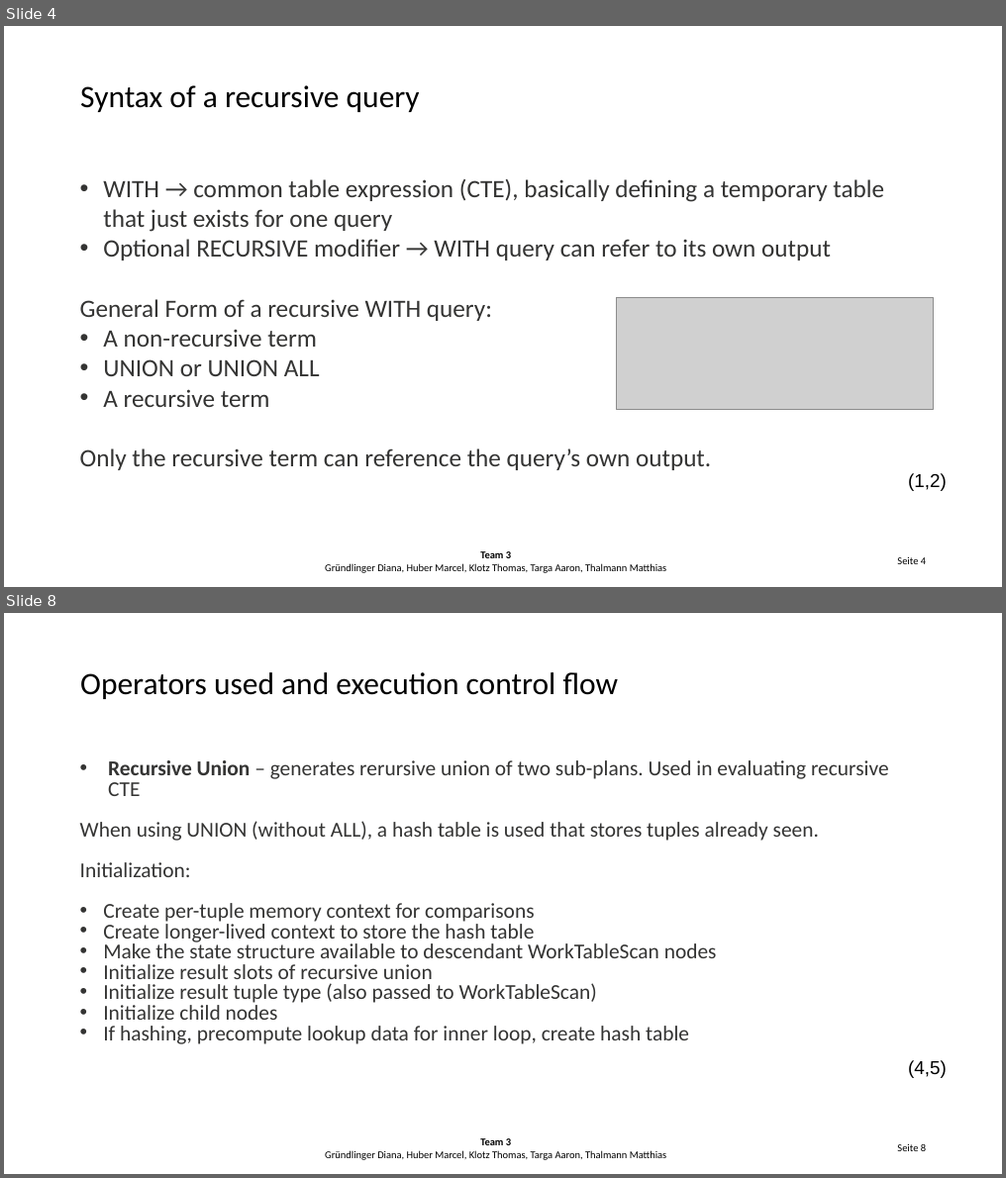
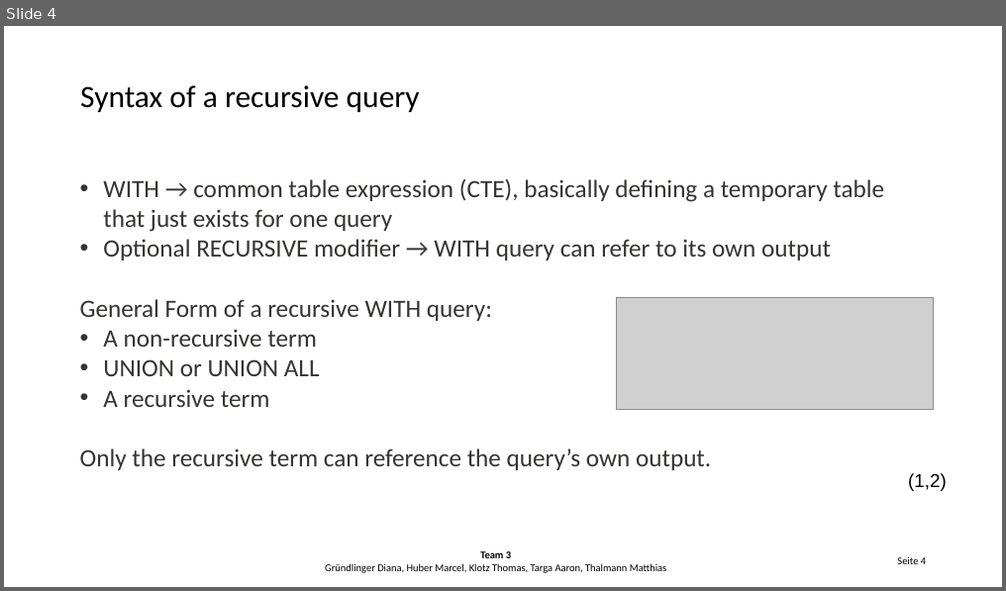
Before and after one commit to Hegl1/archimpl, a slide deck: tasks/task6/task6_presentation.pptx. Shown one above the other, each under a label of ours: slides 4 and 8 before the commit, slide 4 after it; the slides between them are not shown. The pictures are 1006x1178 and 1006x591 pixels, drawn with LibreOffice and Linux fonts; fonts in the diff are those of the drawing; grey boxes stand for pictures; background and template pictures are left out. Boxes give left, top, right and bottom in pixels: in the first picture for what was removed or moved away, otherwise in the second. Text is boxed around its words. In the diff, an @@ line names an element or a change of style, - is before the commit and + after.

```diff
--- a/tasks/task6/task6_presentation.pptx
+++ b/tasks/task6/task6_presentation.pptx
@@ slide 8 removed at <box>4,613,1002,1174</box>, background picture (left out) @@
@@ text removed at <box>80,672,619,699</box> @@
-Operators used and execution control flow
@@ text removed at <box>80,761,889,1045</box> @@
-• Recursive Union – generates rerursive union of two sub-plans. Used in evaluating recursive CTE
-When using UNION (without ALL), a hash table is used that stores tuples already seen.
-Initialization:
-• Create per-tuple memory context for comparisons
-• Create longer-lived context to store the hash table
-• Make the state structure available to descendant WorkTableScan nodes
-• Initialize result slots of recursive union
-• Initialize result tuple type (also passed to WorkTableScan)
-• Initialize child nodes
-• If hashing, precompute lookup data for inner loop, create hash table
@@ text removed at <box>908,1060,946,1078</box> @@
-(4,5)
@@ text removed at <box>325,1139,667,1160</box> @@
-Team 3
-Gründlinger Diana, Huber Marcel, Klotz Thomas, Targa Aaron, Thalmann Matthias
@@ page number removed at <box>897,1145,926,1152</box> @@
-Seite 8
```
Also in this commit, not shown: 5 slides changed, 3 slides added, 1 other slide removed, 1 other file.
